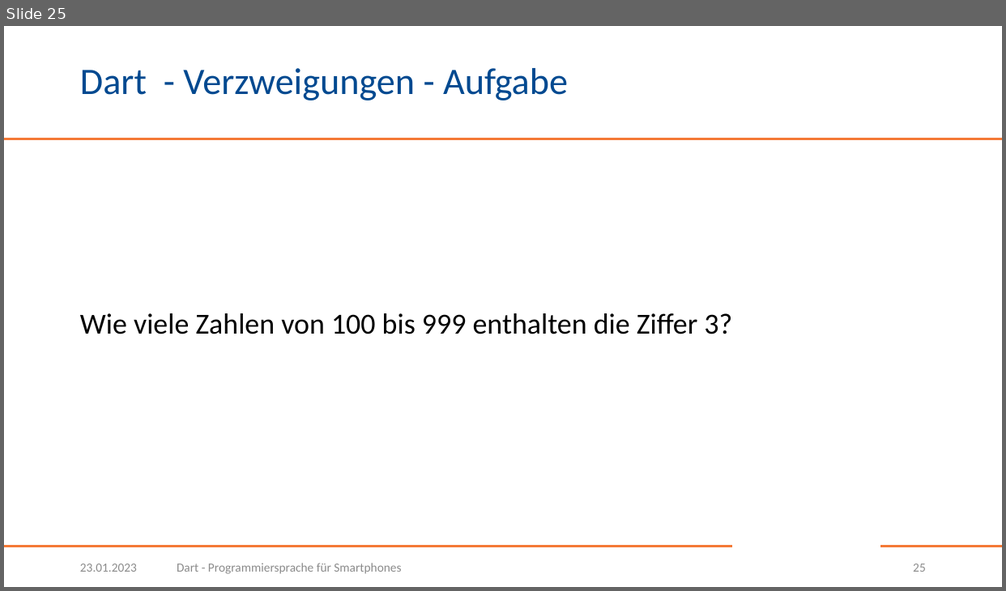
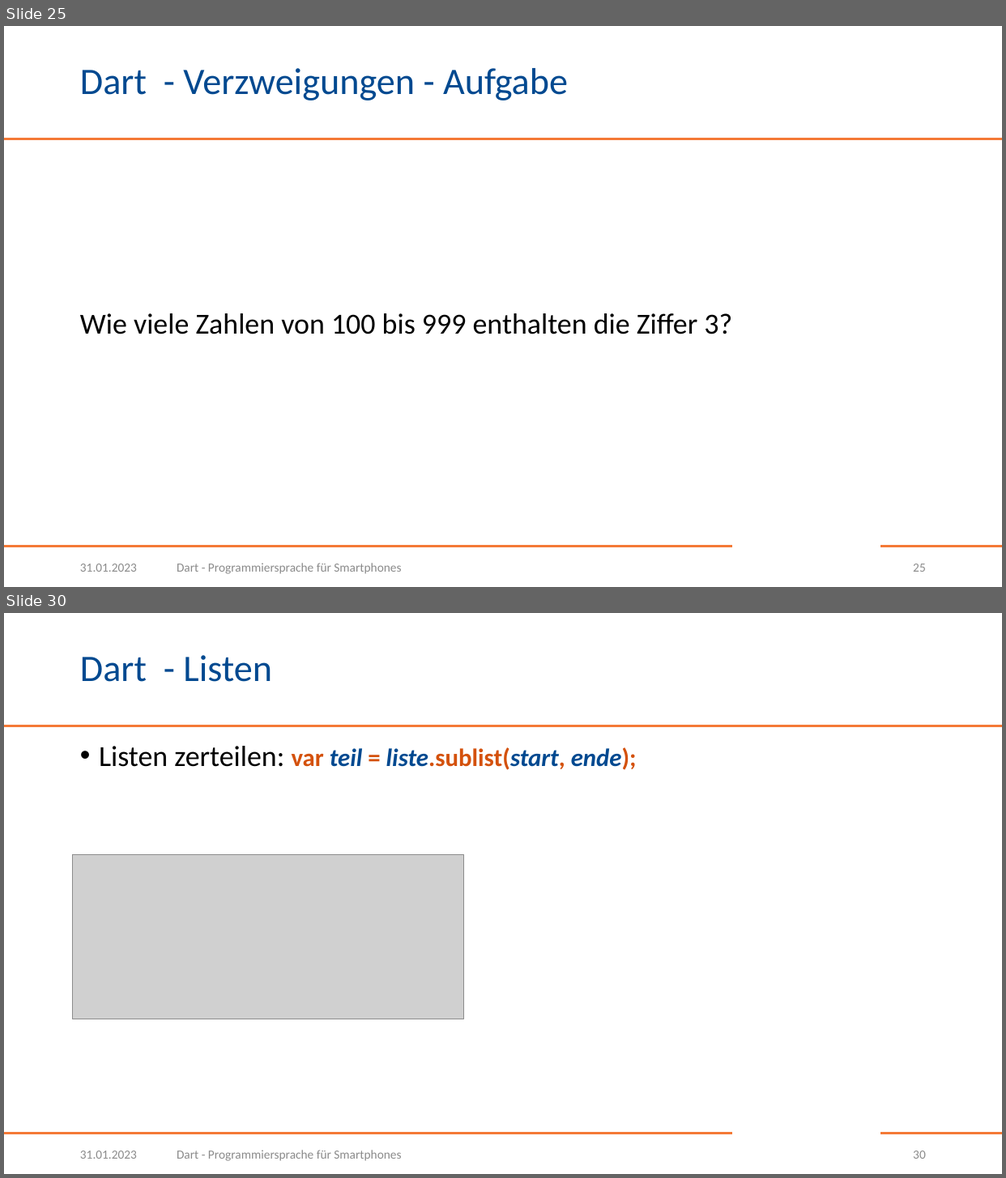
Before and after one commit to BogyMitutoyoCTL/DecisionMakingApp, a slide deck: presentations/Dart.pptx. Shown one above the other, each under a label of ours: slide 25 before the commit, slides 25 and 30 after it; the slides between them are not shown. The pictures are 1006x591 and 1006x1178 pixels, drawn with LibreOffice and Linux fonts; fonts in the diff are those of the drawing; grey boxes stand for pictures; background and template pictures are left out. Boxes give left, top, right and bottom in pixels: in the first picture for what was removed or moved away, otherwise in the second. Text is boxed around its words. In the diff, an @@ line names an element or a change of style, - is before the commit and + after.

Commit message:
Add slides 26-32 about lists

```diff
--- a/presentations/Dart.pptx
+++ b/presentations/Dart.pptx
@@ slide 30 added at box(4, 613, 1002, 1174), background #FFFFFF; not listed: 3 template elements that a slide beside it also shows @@
@@ title added at box(80, 655, 272, 682), 36 pt, text #004990 @@
+Dart - Listen
@@ text added at box(99, 746, 637, 770), 24 pt, text #004990, bold @@
+• Listen zerteilen: var teil = liste.sublist(start, ende);
@@ picture added at box(73, 855, 464, 1020) @@
@@ text added at box(80, 1151, 137, 1159), 12 pt, text #8C8C8C @@
+31.01.2023
@@ text added at box(177, 1150, 401, 1161), 12 pt, text #8C8C8C @@
+Dart - Programmiersprache für Smartphones
@@ page number added at box(913, 1151, 926, 1159), 12 pt, text #8C8C8C @@
+30
@@ slide 25 changed as well @@
@@ text at box(80, 564, 137, 572): text changed @@
-23.01.2023
+31.01.2023
```
Also in this commit, not shown: 24 other slides changed, 6 other slides added.
